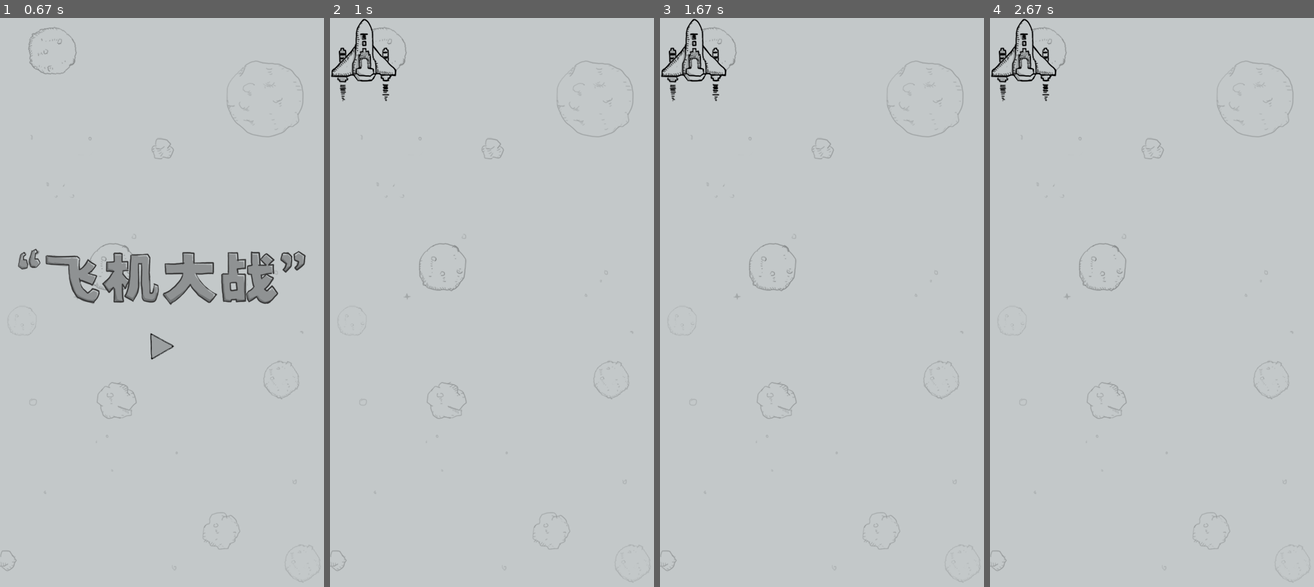
Above: before the commit, frames 1-4 (left to right).
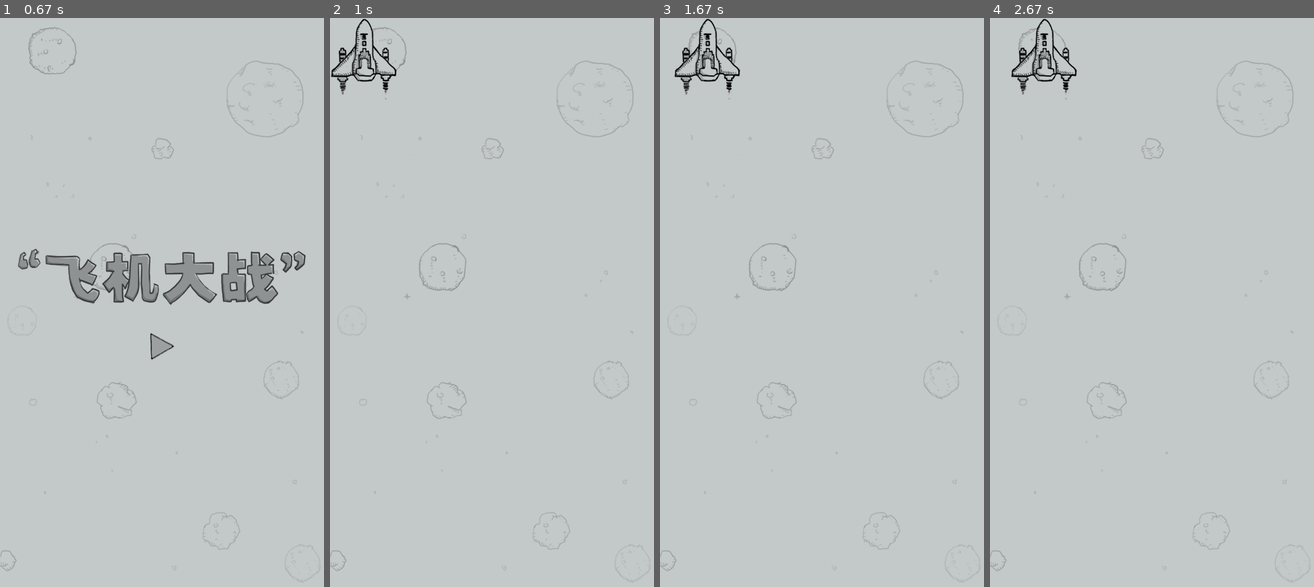
Above: after the commit, the same moments.

Repository: tanchao1101/pathonlearn
Game: pygame game, started from pygame/game/mian.py
The game is run twice, just before and just after one commit, with the same random seed, the same clock (stepped at 60 frames per second) and the same inputs.
Inputs (mouse positions are in pixels of both pictures, inside the frame that each line leads up to):
- Up to frame 1 (0.67 s): tap W at 0.33 s
- Up to frame 2 (1 s): click (479, 330) at 0.72 s
- Up to frame 3 (1.67 s): hold W 1-1.47 s; hold Right 1-1.47 s; hold Right from 1.5 s (still down)
- Up to frame 4 (2.67 s): release Right at 1.97 s; hold Right from 2.33 s (still down)

Frame 1 is identical in both runs. In frame 2, less than 0.1% of the frame differs, in the area x 2-19%, y 11-15%; in frame 3, 1.2%; in frame 4, 1.2%, in the area x 0-27%, y 0-15%.

Commit message:
飞机移动

Diff:
--- a/pygame/game/game/plane.py
+++ b/pygame/game/game/plane.py
@@ -17,18 +17,22 @@
     def __init__(self, screen: object, speed: object = None) -> object:
         super().__init__()
         # 加载静态资源
-        self._img_list = []
+        self.img_list = []
         self._destroy_img_list = []
         self.down_sound = None
         self.load_src()
         self.speed = speed or 10
         self.screen = screen
-        self.rect = self._img_list[0].get_rect()
+        self.rect = self.img_list[0].get_rect()
+        # 飞机的宽高
+        self.plane_w, self.plane_h = self.img_list[0].get_size()
+        # 游戏窗口的宽高
+        self.width, self.height = self.screen.get_size()
     def load_src(self):
         # 加载静态资源
         # 飞机的图像
         for img in self.plane_images:
-            self._img_list.append(pygame.image.load(img))
+            self.img_list.append(pygame.image.load(img))
         # 飞机坠毁图像
         for img in self.destroy_images:
             self._destroy_img_list.append(pygame.image.load(img))
@@ -37,7 +41,7 @@
             self.down_sound= pygame.mixer.Sound(self.down_sound_src)
     @property
     def image(self):
-        return self._img_list[0]
+        return self.img_list[0]
     def blit_me(self):
         self.screen.blit(self.image, self.rect)
     def move_up(self):
@@ -57,6 +61,10 @@
             self.screen.blit(img, self.rect)
         # 坠毁后
         self.active = False
+    def shoot(self):
+        # 飞机发射子弹
+        pass
+
 class OurPlane(Plane):
     # 飞机的图片
     plane_images = [constants.OUR_PLANE_IMG_1, constants.OUR_PLANE_IMG_2]
@@ -64,3 +72,24 @@
     destroy_images = constants.OUR_DESTROY_IMG_LIST
     # 坠毁的音乐地址
     down_sound_src = None
+    def update(self, frame):
+        if frame % 5 == 0:
+            self.screen.blit(self.img_list[0], self.rect)
+        else:
+            self.screen.blit(self.img_list[1], self.rect)
+    def move_up(self):
+        super().move_up()
+        if self.rect.top <=0:
+            self.rect.top = 0
+    def move_down(self):
+        super().move_down()
+        if self.rect.top >= (self.height - self.plane_h):
+            self.rect.top = self.height - self.plane_h
+    def move_left(self):
+        super().move_left()
+        if self.rect.left <=0:
+            self.rect.left = 0
+    def move_right(self):
+        super().move_right()
+        if self.rect.left >= (self.width - self.plane_w):
+            self.rect.left = self.width - self.plane_w
--- a/pygame/game/mian.py
+++ b/pygame/game/mian.py
@@ -37,8 +37,14 @@
     our_plane = OurPlane(screen)
     # 播放帧数
     frame = 0
+    clock = pygame.time.Clock()
 
     while True:
+        # 设置针速率
+        clock.tick(60)
+        frame+=1
+        if frame>=50:
+            frame = 0
         #1.监听事件
         for event in pygame.event.get():
             #退出游戏
@@ -50,6 +56,16 @@
                 # 游戏正在准备中，点击才能进入游戏
                 if status == 0:
                     status = 1
+            elif event.type == pygame.KEYDOWN:
+                if status == 1:
+                    if event.key == pygame.K_w or event.key == pygame.K_UP:
+                        our_plane.move_up()
+                    elif event.key == pygame.K_s or event.key == pygame.K_DOWN:
+                        our_plane.move_down()
+                    elif event.key == pygame.K_a or event.key == pygame.K_LEFT:
+                        our_plane.move_left()
+                    elif event.key == pygame.K_d or event.key == pygame.K_RIGHT:
+                        our_plane.move_right()
         # 更新游戏的状态
         if status == 0:
             # 绘制
@@ -60,7 +76,7 @@
             # 绘制
             screen.blit(bg, bg.get_rect())
             #  绘制飞机
-            our_plane.blit_me()
+            our_plane.update(frame)
 
         pygame.display.flip()
 if __name__ == '__main__':
